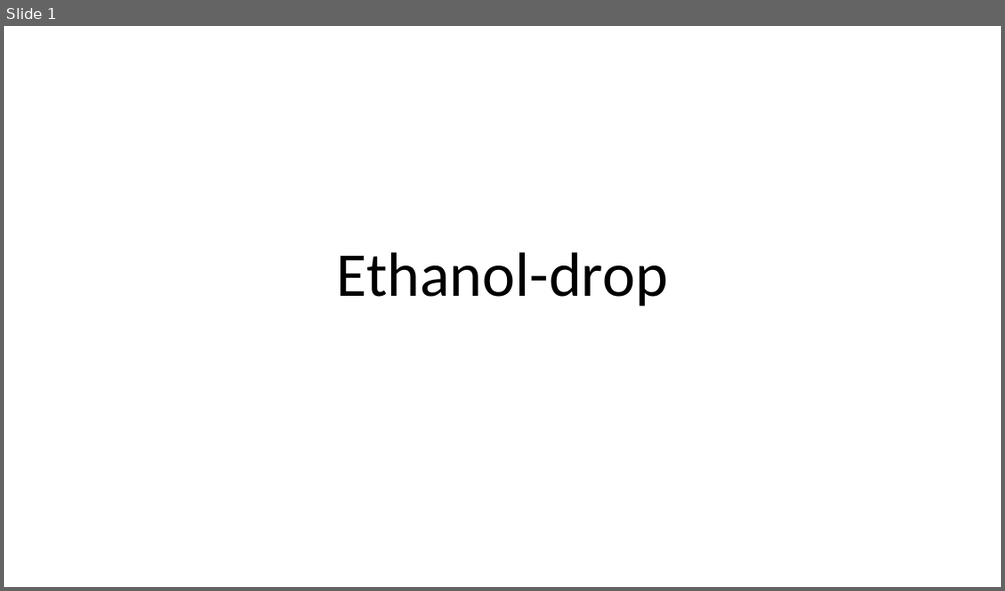
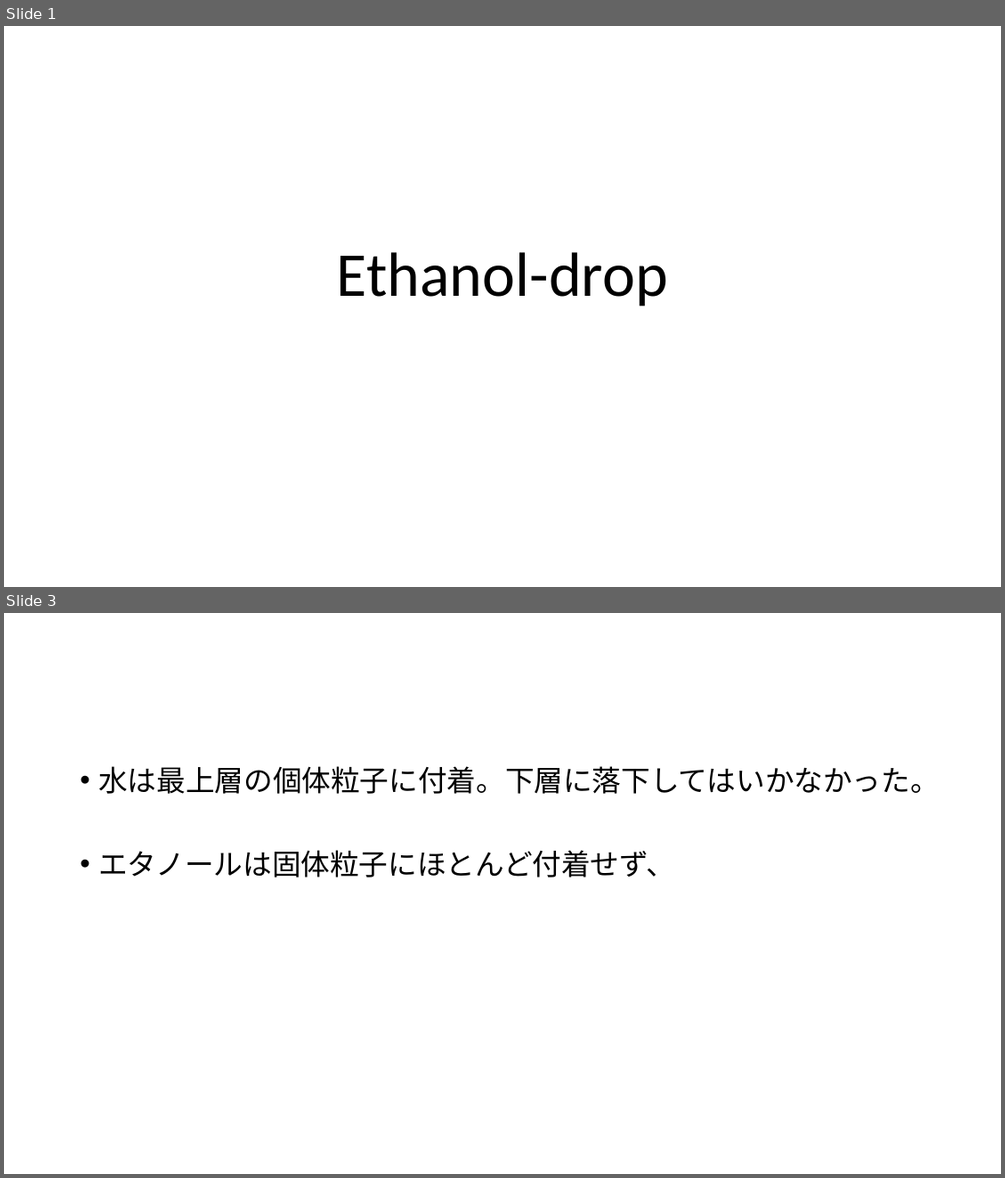
Before and after one commit to Kosei-lab/droplet, a slide deck: Ethanol-drop.pptx. Shown one above the other, each under a label of ours: slide 1 before the commit, slides 1 and 3 after it; the slides between them are not shown. The pictures are 1005x591 and 1005x1178 pixels, drawn with LibreOffice and Linux fonts; fonts in the diff are those of the drawing. Boxes give left, top, right and bottom in pixels: in the first picture for what was removed or moved away, otherwise in the second. Text is boxed around its words. In the diff, an @@ line names an element or a change of style, - is before the commit and + after.

```diff
--- a/Ethanol-drop.pptx
+++ b/Ethanol-drop.pptx
@@ slide 3 added at [4,613,1001,1174], background #FFFFFF @@
@@ text added at [98,766,938,877], 28 pt, text #000000 @@
+• 水は最上層の個体粒子に付着。下層に落下してはいかなかった。
+• エタノールは固体粒子にほとんど付着せず、
```
Also in this commit, not shown: 1 slide changed, 1 other slide added, 1 slide removed, 1 other file.
